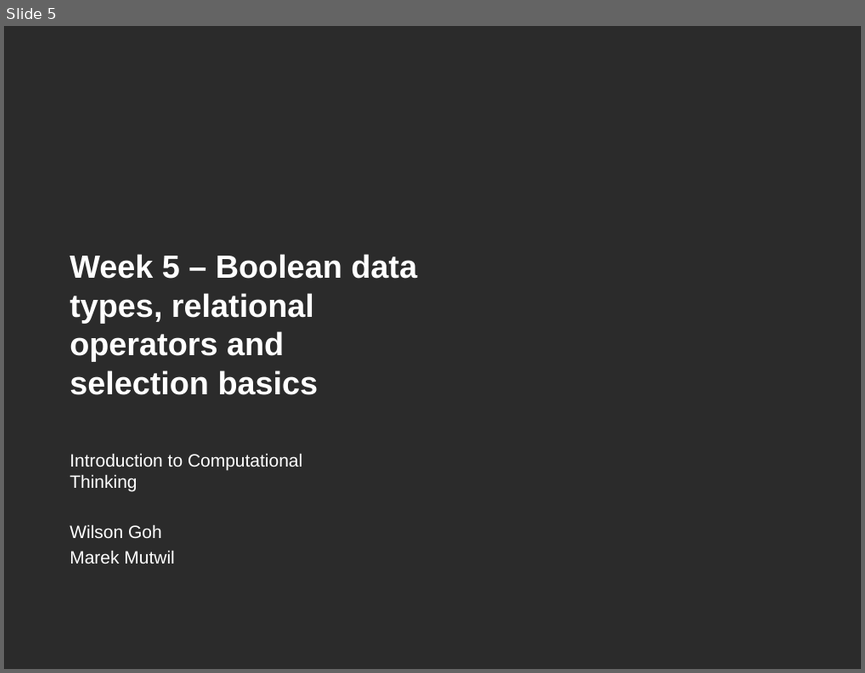
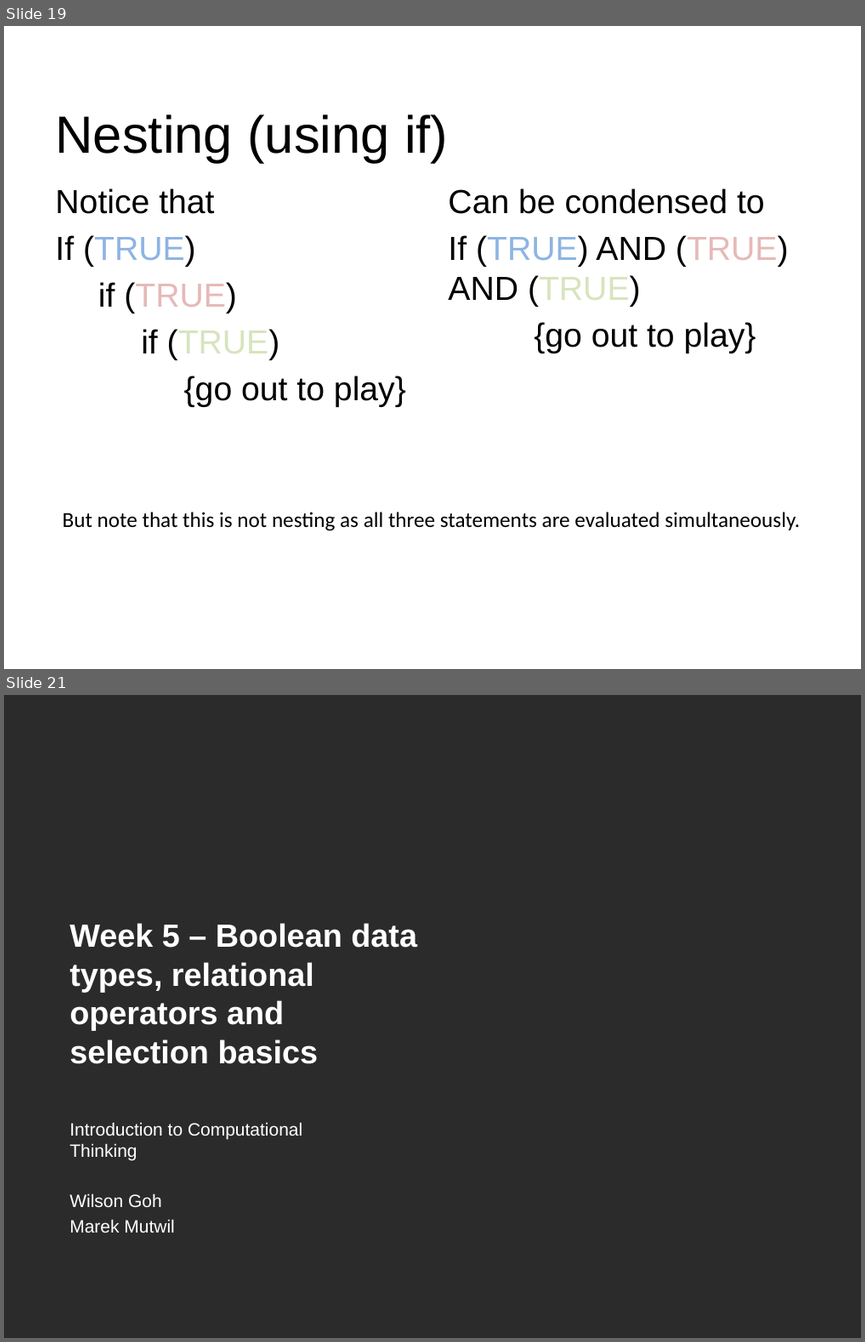
Before and after one commit to gohwils/biodatascience, a slide deck: BS1009/Week5_Tut_OperatorsSelection_sol_slides.pptx. Shown one above the other, each under a label of ours: slide 5 before the commit, slides 19 and 21 after it; the slides between them are not shown. The pictures are 865x673 and 865x1342 pixels, drawn with LibreOffice and Linux fonts; fonts in the diff are those of the drawing; background and template pictures are left out; a plain dark background stands for a picture behind light text. Boxes give left, top, right and bottom in pixels: in the first picture for what was removed or moved away, otherwise in the second. Text is boxed around its words. In the diff, an @@ line names an element or a change of style, - is before the commit and + after.

```diff
--- a/BS1009/Week5_Tut_OperatorsSelection_sol_slides.pptx
+++ b/BS1009/Week5_Tut_OperatorsSelection_sol_slides.pptx
@@ slide 19 added at (4, 26, 861, 669), background #FFFFFF @@
@@ title added at (55, 114, 448, 163), 44 pt, text #000000 @@
+Nesting (using if)
@@ text added at (55, 188, 406, 407), 28 pt, text #000000 @@
+Notice that
+If (TRUE)
+if (TRUE)
+if (TRUE)
+{go out to play}
@@ text added at (448, 188, 789, 353), 28 pt, text #000000 @@
+Can be condensed to
+If (TRUE) AND (TRUE) AND (TRUE)
+{go out to play}
@@ text added at (63, 511, 800, 531), 18 pt, text #000000 @@
+But note that this is not nesting as all three statements are evaluated simultaneously.
@@ what was slide 5 is now slide 21 @@
```
Also in this commit, not shown: 1 slide changed, 20 other slides added.
